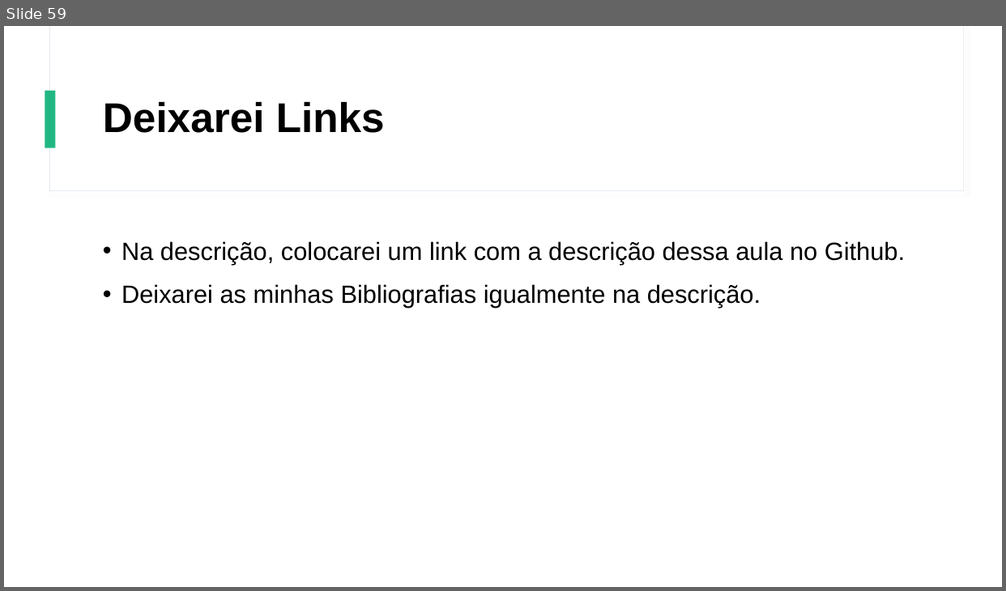
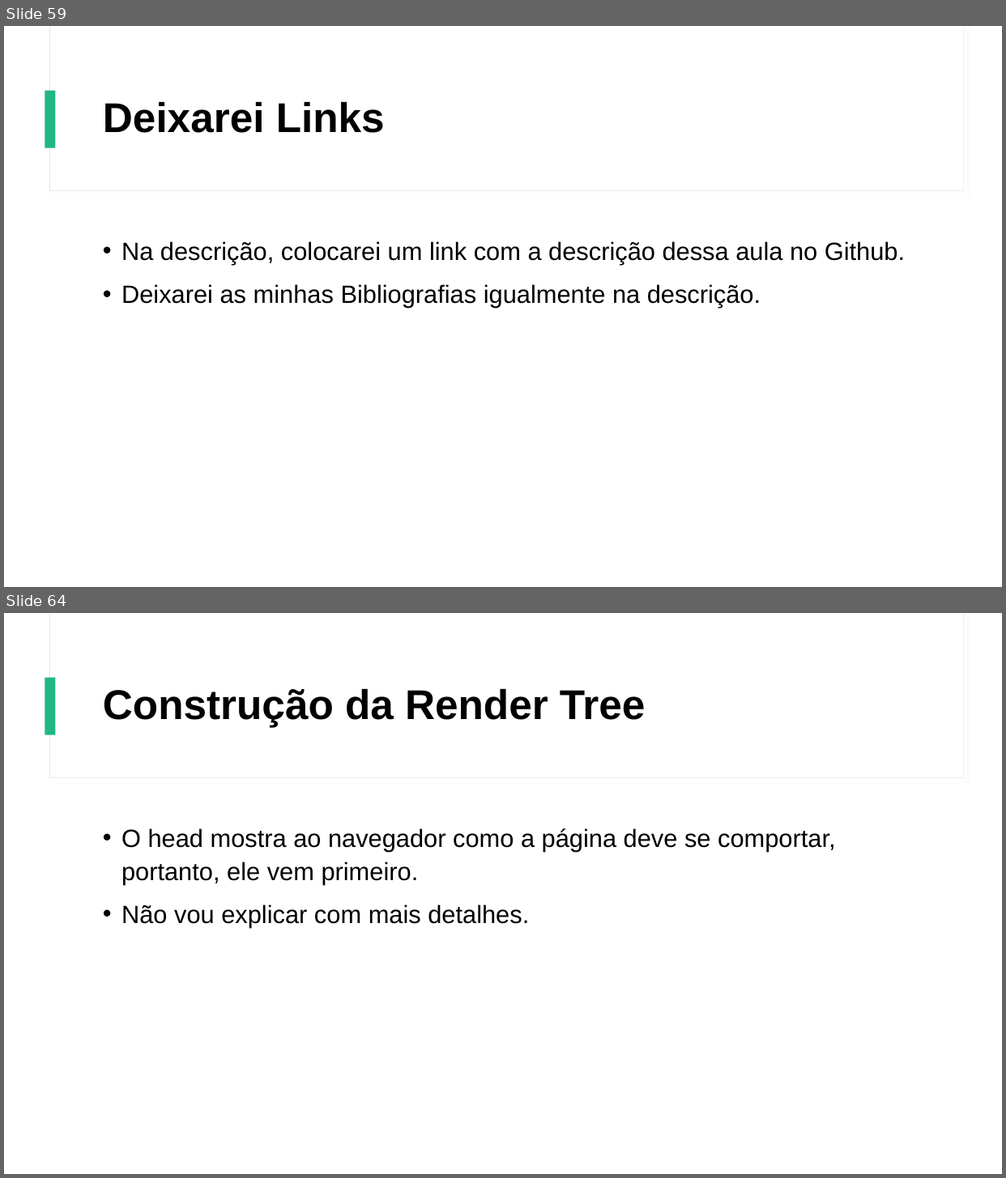
Before and after one commit to Gustavo6401/CursoHTMLCSS, a slide deck: Power Point/Curso de HTML e CSS.pptx. Shown one above the other, each under a label of ours: slide 59 before the commit, slides 59 and 64 after it; the slides between them are not shown. The pictures are 1006x591 and 1006x1178 pixels, drawn with LibreOffice and Linux fonts; fonts in the diff are those of the drawing. Boxes give left, top, right and bottom in pixels: in the first picture for what was removed or moved away, otherwise in the second. Text is boxed around its words. In the diff, an @@ line names an element or a change of style, - is before the commit and + after.

```diff
--- a/Power Point/Curso de HTML e CSS.pptx
+++ b/Power Point/Curso de HTML e CSS.pptx
@@ slide 64 added at (4, 613, 1002, 1174), background #FFFFFF; not listed: 3 template elements that a slide beside it also shows @@
@@ title added at (103, 688, 646, 727), 40 pt, text #000000, bold @@
+Construção da Render Tree
@@ text added at (121, 828, 835, 928), 24 pt, text #000000 @@
+• O head mostra ao navegador como a página deve se comportar, portanto, ele vem primeiro.
+• Não vou explicar com mais detalhes.
```
Also in this commit, not shown: 14 other slides added.
